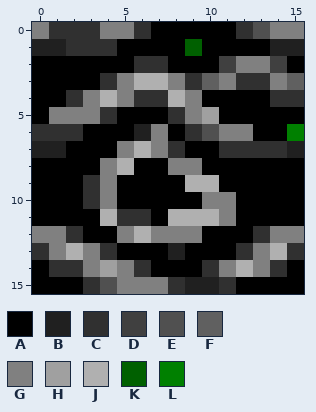
Two versions of one pixel-art sprite, graphics/cave.gif. The first picture shows the starting point.
The file is 32x32 pixels, drawn in blocks of 2x2; one block is one cell here.
Palette (. is transparent): A #000000  B #202020  C #303030  D #404040  E #505050  F #606060  G #808080  H #a0a0a0  J #b0b0b0  K #006000  L #008000
Pixels before, first column x 0:
 0 GCCCGGCAAAAACEGG
 1 BBCCCAAAAKAAAABB
 2 AAAAAACCAAADGGDA
 3 AAAACGJJGCFGCCGF
 4 AACGJGCCJGAAAACC
 5 AGGGCAAACGHAAAAA
 6 CCCAAABGACEGGAAL
 7 BBAAAGJGCAACCCCB
 8 AAAAGJAAGGAAAAAA
 9 AAACGAAAAJJAAAAA
10 AAACGAAAAAGGAAAA
11 AAAAJCCAJJJGAAAA
12 GGCAAGJGGGAAACGG
13 CGJGCAAABAAACGJC
14 ACCGHGCAAACGJGCA
15 AAACEGGGCBBCAAAA
New version:
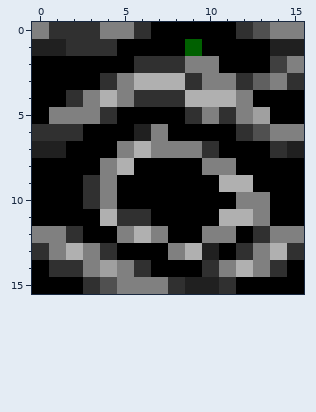
Commit message: widened cave mouth
Diff:
{"y":2,"x":8,"old":"AAADGG","new":"CGGAAA"}
{"y":2,"x":15,"old":"A","new":"G"}
{"y":3,"x":8,"old":"G","new":"J"}
{"y":3,"x":10,"old":"F","new":"G"}
{"y":3,"x":13,"old":"C","new":"F"}
{"y":3,"x":15,"old":"F","new":"C"}
{"y":4,"x":8,"old":"JGAAA","new":"CJJJG"}
{"y":4,"x":14,"old":"CC","new":"AA"}
{"y":5,"x":8,"old":"CGHAAA","new":"ACGCGH"}
{"y":6,"x":9,"old":"CEGGAAL","new":"AAACEGG"}
{"y":7,"x":8,"old":"CAACCC","new":"GGCAAA"}
{"y":8,"x":8,"old":"GGAA","new":"AAGG"}
{"y":9,"x":9,"old":"JJAA","new":"AAJJ"}
{"y":10,"x":10,"old":"GGAA","new":"AAGG"}
{"y":11,"x":8,"old":"JJJGAA","new":"AAAJJG"}
{"y":12,"x":8,"old":"GGAA","new":"AAGG"}
{"y":13,"x":8,"old":"BAA","new":"GJB"}
